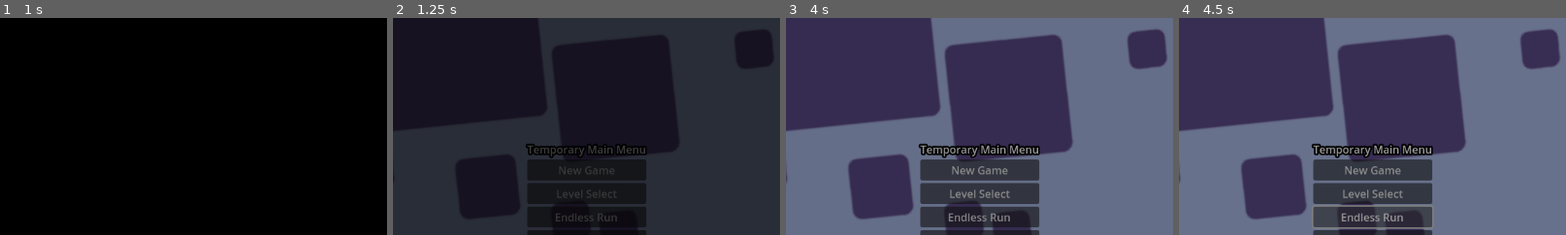
Above: before the commit, frames 1-4 (left to right).
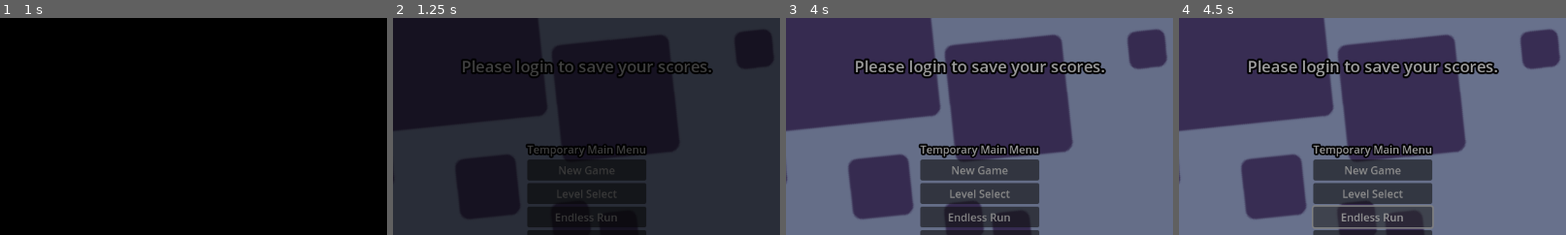
Above: after the commit, the same moments.

Repository: dustngroh/CapstoneProject
Game: Godot game, scene res://scenes/main/Game.tscn
The game is run twice, just before and just after one commit, with the same random seed, the same clock (stepped at 60 frames per second) and the same inputs. The engine's default icon, where the game draws it, is replaced by a stand-in: a white triangle on a blue panel in a dark square.
Inputs:
- Up to frame 1 (1 s): tap Enter at 0.5 s; hold Right (walk_right) from 0.53 s (still down); tap Space (jump) at 0.77 s
- Up to frame 2 (1.25 s): keep holding Right (walk_right)
- Up to frame 3 (4 s): release Right (walk_right) at 1.25 s; click "New Game" at 1.25 s; click "New Game" at 2 s; click "Main Menu" at 2.75 s; click "Next Level" at 3.5 s
- Up to frame 4 (4.5 s): click "Endless Run" at 4.25 s
The pictures show only the part of the screen within x 25-75%, y 0-50%; the shares and areas given below are measured in that part.

Frame 1 is identical in both runs. In frame 2, 2.6% of the frame differs, in the area x 17-83%, y 18-28%; in frame 3, 3.4%; in frame 4, 3.4%.

Commit message:
Add login info label to MainMenu.

Diff:
--- a/run-game/scenes/main/MainMenu.tscn
+++ b/run-game/scenes/main/MainMenu.tscn
@@ -13,6 +13,12 @@
 
 [sub_resource type="LabelSettings" id="LabelSettings_m24kh"]
 font_color = Color(0, 0, 0, 1)
+
+[sub_resource type="LabelSettings" id="LabelSettings_oys86"]
+font_size = 24
+outline_size = 11
+outline_color = Color(0, 0, 0, 1)
+shadow_size = 3
 
 [node name="MainMenu" type="Control"]
 layout_mode = 3
@@ -138,6 +144,23 @@
 layout_mode = 2
 text = "Logout"
 
+[node name="NameLabel" type="Label" parent="."]
+layout_mode = 1
+anchors_preset = -1
+anchor_left = 0.5
+anchor_top = 0.077
+anchor_right = 0.5
+anchor_bottom = 0.077
+offset_left = -20.0
+offset_top = 5.0
+offset_right = 20.0
+offset_bottom = 39.0
+grow_horizontal = 2
+text = "Please login to save your scores."
+label_settings = SubResource("LabelSettings_oys86")
+horizontal_alignment = 1
+metadata/_edit_use_anchors_ = true
+
 [connection signal="pressed" from="VBoxContainer/NewGameButton" to="." method="_on_new_game_button_pressed"]
 [connection signal="pressed" from="VBoxContainer/LevelSelectButton" to="." method="_on_level_select_button_pressed"]
 [connection signal="pressed" from="VBoxContainer/EndlessRunButton" to="." method="_on_endless_run_button_pressed"]
--- a/run-game/scenes/main/main_menu.gd
+++ b/run-game/scenes/main/main_menu.gd
@@ -13,7 +13,9 @@
 	HTTPRequestManager.login_failed.connect(_on_failed_login)
 	HTTPRequestManager.register_failed.connect(_on_failed_register)
 
-	$VBoxContainer2/LogoutButton.visible = HTTPRequestManager.is_logged_in()
+	var logged_in = HTTPRequestManager.is_logged_in()
+
+	update_login_buttons(logged_in)
 
 
 # Called every frame. 'delta' is the elapsed time since the previous frame.
@@ -63,8 +65,9 @@
 
 func _on_successful_login(user) -> void:
 	UIManager.hide_login()
-	$VBoxContainer/MainMenuLabel.text = user + " logged in."
-	$VBoxContainer2/LogoutButton.visible = true
+	#$VBoxContainer/MainMenuLabel.text = user + " logged in."
+	#$VBoxContainer2/LogoutButton.visible = true
+	update_login_buttons(true)
 
 func _on_account_creation(user) -> void:
 	UIManager._on_account_created(user)
@@ -76,6 +79,16 @@
 	UIManager._on_failed_register(error)
 
 func _on_logout_button_pressed() -> void:
+	$NameLabel.text = HTTPRequestManager.username + " logged out."
 	HTTPRequestManager.clear_token()
-	$VBoxContainer/MainMenuLabel.text = "Logged out."
-	$VBoxContainer2/LogoutButton.visible = false
+	#$VBoxContainer/MainMenuLabel.text = "Logged out."
+	#$VBoxContainer2/LogoutButton.visible = false
+	update_login_buttons(false)
+
+func update_login_buttons(logged_in):
+	$VBoxContainer2/LogoutButton.visible = logged_in
+	$VBoxContainer2/LoginScreenButton.visible = !logged_in
+	$VBoxContainer2/CreateAccountScreenButton.visible = !logged_in
+
+	if logged_in:
+		$NameLabel.text = "Welcome, " + HTTPRequestManager.username + "."
Not shown: 1 places in run-game/scenes/main/MainMenu.tscn that only renumber resources
Not shown, changed: docs/index.html
Not shown, changed: docs/index.pck
